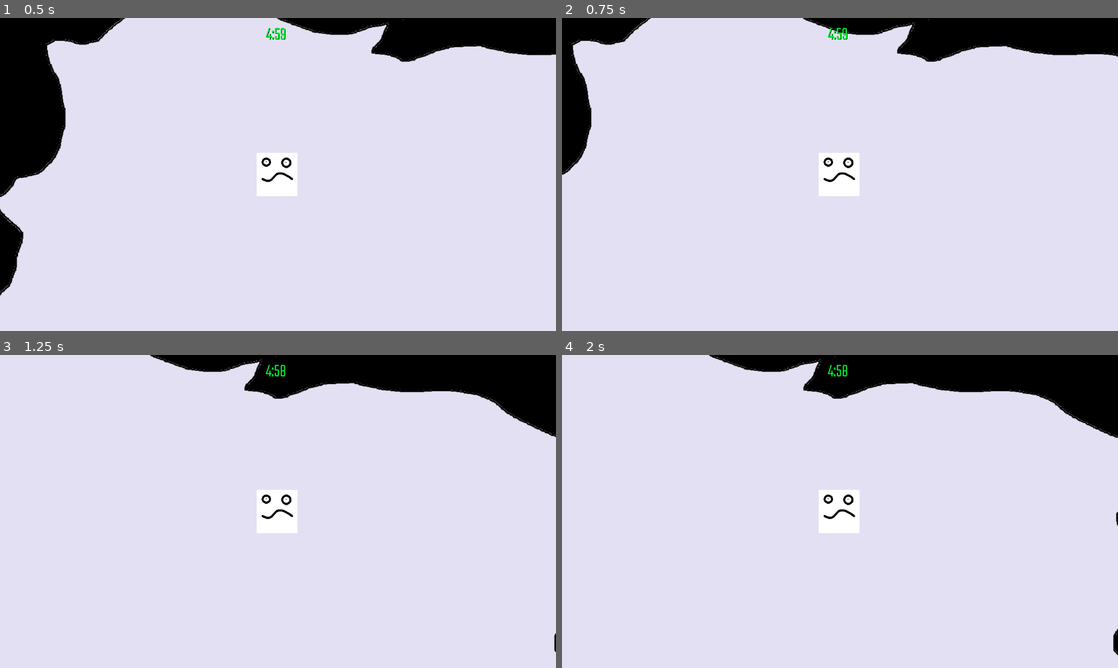
Above: before the commit, frames 1-4 (two rows, left to right).
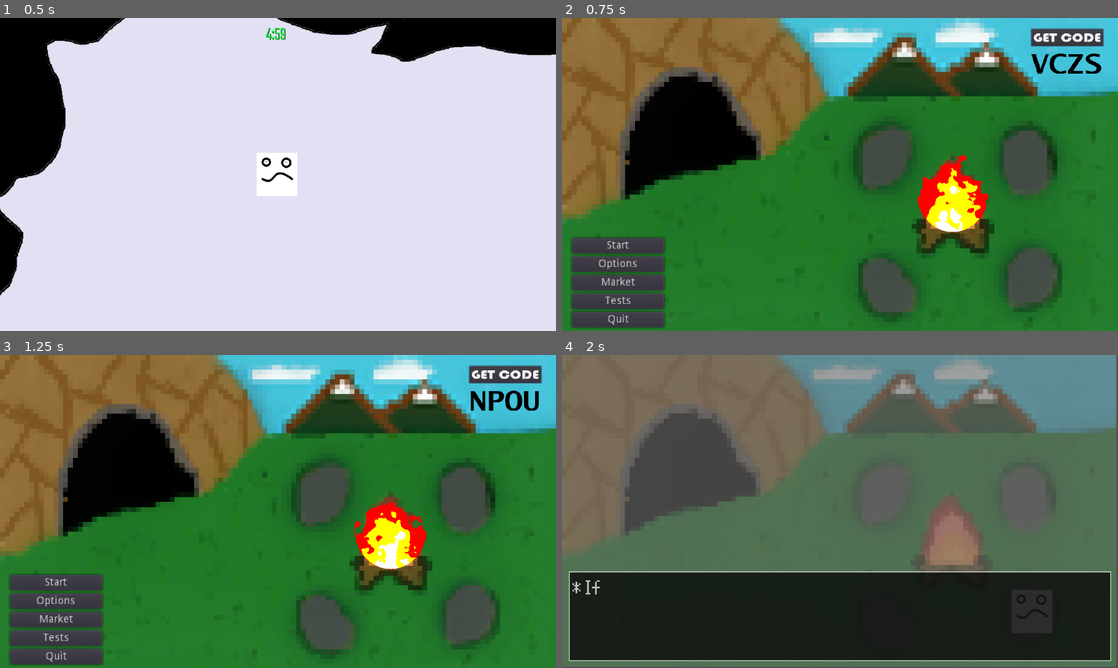
Above: after the commit, the same moments.

Repository: rwyndrum4/MENDAX
Game: Godot game, scene res://Scenes/startArea/EntrySpace.tscn
Same seed, same stepped clock (60 frames per second), same inputs: the game is played once before the commit and once after it. This scene is started directly instead of the project's main scene.
Inputs (mouse positions are in pixels of both pictures, inside the frame that each line leads up to):
- Up to frame 1 (0.5 s): no input
- Up to frame 2 (0.75 s): tap Enter (ui_accept) at 0.5, 0.6 s; hold Right (ui_right) from 0.53 s (still down)
- Up to frame 3 (1.25 s): keep holding Right (ui_right); tap Enter (ui_accept) at 0.77, 1.07 s
- Up to frame 4 (2 s): release Right (ui_right) at 1.25 s; click (617, 583) at 1.25 s, where only the run after the commit has a clickable "Start"

Frame 1 is identical in both runs. In frame 2, 100% of the frame differs, in the area x 0-100%, y 0-100%; in frame 3, 100%; in frame 4, 100%.

Commit message:
Add return to menu option in EntrySpace
Use timer to prevent early entrance to area2D

Diff:
--- a/game/Scenes/startArea/EntrySpace.gd
+++ b/game/Scenes/startArea/EntrySpace.gd
@@ -8,7 +8,9 @@
 extends Control
 
 # Member Variables
+var in_exit = false
 var in_menu = false
+onready var instructions: Label = $exitCaveArea/exitDirections
 onready var settingsMenu = $GUI/SettingsMenu
 onready var myTimer: Timer = $GUI/Timer
 onready var timerText: Label = $GUI/Timer/timerText
@@ -17,12 +19,47 @@
 func _ready():
 	myTimer.start(300)
 
-
+"""
+/*
+* @pre Called for every frame
+* @post updates timer and changes scenes if player presses enter and is in the zone
+* @param _delta -> time variable that can be optionally used
+* @return None
+*/
+"""
 # Called every frame. 'delta' is the elapsed time since the previous frame.
 func _process(_delta): #change to delta if used
 	check_settings()
 	timerText.text = convert_time(myTimer.time_left)
+	if in_exit:
+		if Input.is_action_just_pressed("ui_accept",false):
+			# warning-ignore:return_value_discarded
+			get_tree().change_scene("res://Scenes/mainMenu/mainMenu.tscn")
 
+"""
+/*
+* @pre Called when player enters the Area2D zone
+* @post shows instructions on screen and sets in_cave to true
+* @param _body -> body of the player
+* @return None
+*/
+"""
+func _on_exitCaveArea_body_entered(_body: PhysicsBody2D): #change to body if want to use
+	if myTimer.time_left < 300:
+		instructions.show()
+		in_exit = true
+
+"""
+/*
+* @pre Called when player exits the Area2D zone
+* @post hides instructions on screen and sets in_cave to false
+* @param _body -> body of the player
+* @return None
+*/
+"""
+func _on_exitCaveArea_body_exited(_body: PhysicsBody2D): #change to body if want to use
+	in_exit = false
+	instructions.hide()
 
 """
 /*
--- a/game/Scenes/startArea/EntrySpace.tscn
+++ b/game/Scenes/startArea/EntrySpace.tscn
@@ -6,12 +6,18 @@
 [ext_resource path="res://Scenes/startArea/EntrySpace.gd" type="Script" id=4]
 [ext_resource path="res://Scenes/SettingsMenu/settingsMenu.tscn" type="PackedScene" id=5]
 [ext_resource path="res://Assets/Teko-Light.ttf" type="DynamicFontData" id=6]
+[ext_resource path="res://Assets/ARIALBD.TTF" type="DynamicFontData" id=7]
 
 [sub_resource type="RectangleShape2D" id=1]
 
 [sub_resource type="DynamicFont" id=2]
 size = 40
 font_data = ExtResource( 6 )
+
+[sub_resource type="CircleShape2D" id=3]
+
+[sub_resource type="DynamicFont" id=4]
+font_data = ExtResource( 7 )
 
 [node name="EntrySpace" type="Control"]
 script = ExtResource( 4 )
@@ -42,21 +48,24 @@
 [node name="Sprite" type="Sprite" parent="PlayerCursor"]
 texture = ExtResource( 3 )
 
-[node name="CollisionShape2D" type="CollisionShape2D" parent="PlayerCursor"]
+[node name="playerHitbox" type="CollisionShape2D" parent="PlayerCursor"]
 scale = Vector2( 5, 4.97178 )
 shape = SubResource( 1 )
 
-[node name="StaticBody2D" type="StaticBody2D" parent="."]
+[node name="colliders" type="StaticBody2D" parent="."]
 
-[node name="CollisionPolygon2D" type="CollisionPolygon2D" parent="StaticBody2D"]
+[node name="WallA" type="CollisionPolygon2D" parent="colliders"]
 scale = Vector2( 1.22813, 1.11475 )
 polygon = PoolVector2Array( 625.341, 1392.24, 553.687, 1220, 514.604, 1176.95, 397.352, 1112.36, 254.045, 1090.83, 117. …(654 unchanged characters)…
 
-[node name="CollisionPolygon2D2" type="CollisionPolygon2D" parent="StaticBody2D"]
+[node name="WallB" type="CollisionPolygon2D" parent="colliders"]
 polygon = PoolVector2Array( 1872, 304, 1896, 304, 1896, 0, 616, 0, 624, 24, 704, 32, 792, 40, 808, 64, 896, 96, 968, 96 …(188 unchanged characters)…
 
-[node name="CollisionPolygon2D3" type="CollisionPolygon2D" parent="StaticBody2D"]
+[node name="WallC" type="CollisionPolygon2D" parent="colliders"]
 polygon = PoolVector2Array( 912, 1560, 912, 1488, 936, 1440, 984, 1408, 1136, 1360, 1312, 1304, 1304, 1256, 1240, 1256, …(328 unchanged characters)…
+
+[node name="CaveMouth" type="CollisionPolygon2D" parent="colliders"]
+polygon = PoolVector2Array( 744, 1504, 912, 1504, 912, 1560, 768, 1552 )
 
 [node name="GUI" type="CanvasLayer" parent="."]
 
@@ -80,3 +89,30 @@
 custom_colors/font_color = Color( 0, 1, 0.203922, 1 )
 custom_colors/font_color_shadow = Color( 0, 0, 0, 1 )
 custom_fonts/font = SubResource( 2 )
+
+[node name="exitCaveArea" type="Area2D" parent="."]
+position = Vector2( 832, 1504 )
+scale = Vector2( 11.5835, 3.22615 )
+__meta__ = {
+"_edit_group_": true
+}
+
+[node name="caveExitOval" type="CollisionShape2D" parent="exitCaveArea"]
+scale = Vector2( 2.12582, 2.45751 )
+shape = SubResource( 3 )
+
+[node name="exitDirections" type="Label" parent="exitCaveArea"]
+visible = false
+margin_left = -4.14386
+margin_top = -9.91895
+margin_right = 88.8561
+margin_bottom = 31.0811
+rect_scale = Vector2( 0.0838492, 0.334329 )
+custom_colors/font_color = Color( 0, 0, 0, 1 )
+custom_fonts/font = SubResource( 4 )
+text = "Press Enter
+to exit cave"
+align = 1
+
+[connection signal="body_entered" from="exitCaveArea" to="." method="_on_exitCaveArea_body_entered"]
+[connection signal="body_exited" from="exitCaveArea" to="." method="_on_exitCaveArea_body_exited"]
--- a/game/Scenes/startArea/startArea.tscn
+++ b/game/Scenes/startArea/startArea.tscn
@@ -37,7 +37,7 @@
 [node name="Sprite" type="Sprite" parent="PlayerCursor"]
 texture = ExtResource( 3 )
 
-[node name="CollisionShape2D" type="CollisionShape2D" parent="PlayerCursor"]
+[node name="playerHitbox" type="CollisionShape2D" parent="PlayerCursor"]
 scale = Vector2( 5, 4.97178 )
 shape = SubResource( 1 )
 
Not shown: 1 places in game/Scenes/startArea/EntrySpace.tscn that only renumber resources
